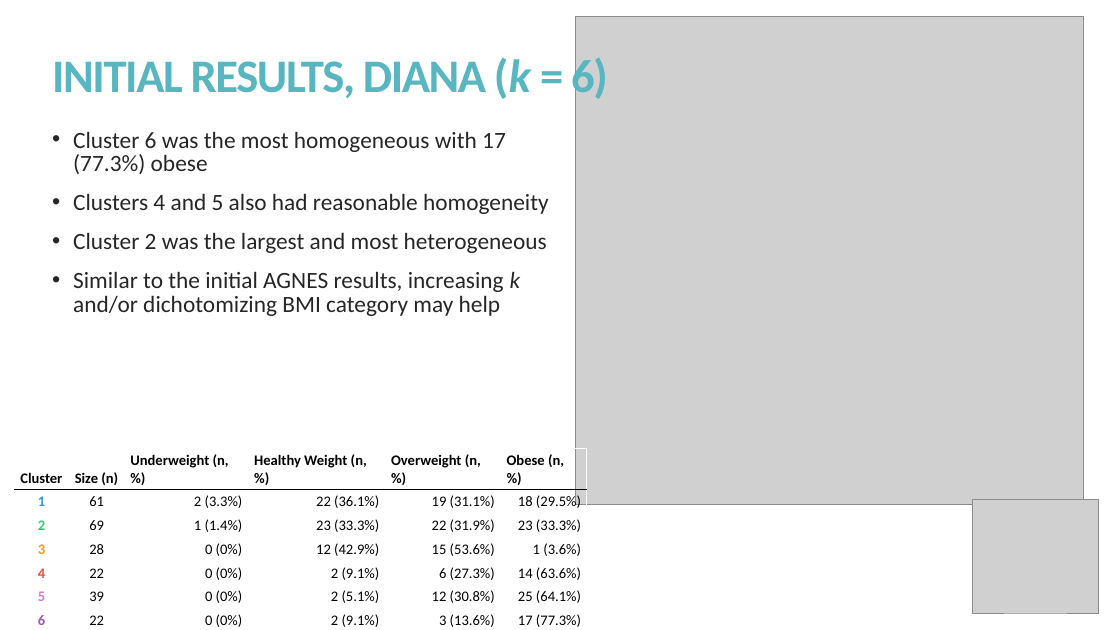
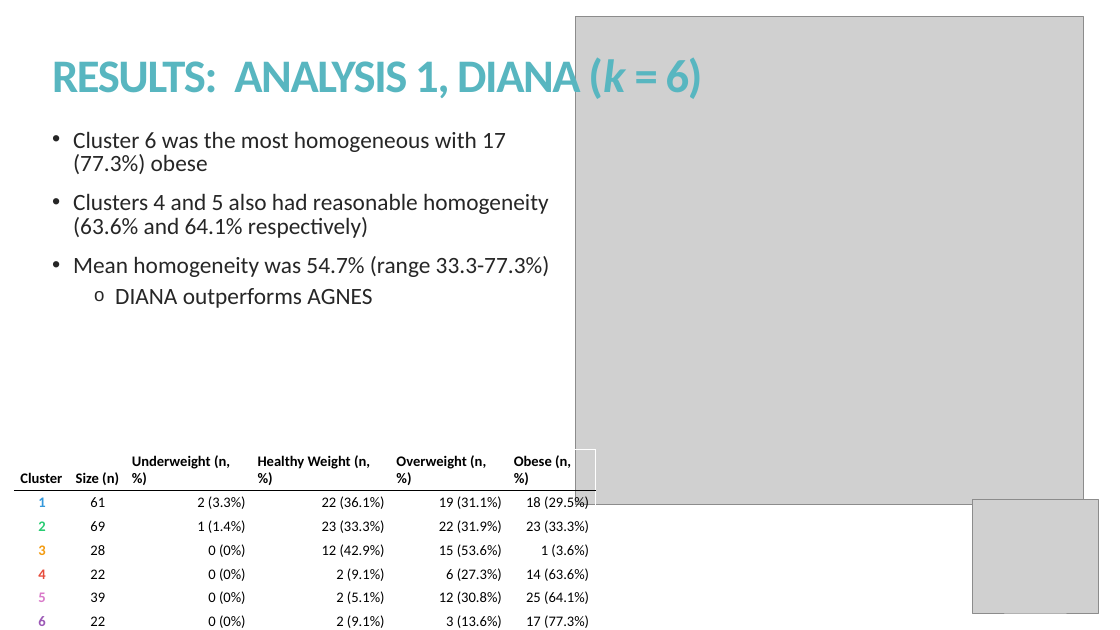
Before and after one commit to kmprioliPROF/CSC_8515_Final_Project, a slide deck: slide 11 of presentation/Prioli_presentation.pptx. Drawn at 1120x630 pixels with LibreOffice and Linux fonts; fonts in the diff are those of the drawing; grey boxes stand for pictures. Boxes give left, top, right and bottom in pixels: in the first picture for what was removed or moved away, otherwise in the second. Text is boxed around its words. In the diff, an @@ line names an element or a change of style, - is before the commit and + after.

```diff
--- a/presentation/Prioli_presentation.pptx
+++ b/presentation/Prioli_presentation.pptx
@@ title at [52, 53, 703, 104]: text changed @@
-INITIAL RESULTS, DIANA (k = 6)
+RESULTS: ANALYSIS 1, DIANA (k = 6)
@@ text at [73, 193, 550, 308]: text changed @@
-• Clusters 4 and 5 also had reasonable homogeneity
-• Cluster 2 was the largest and most heterogeneous
-• Similar to the initial AGNES results, increasing k and/or dichotomizing BMI category may help
+• Clusters 4 and 5 also had reasonable homogeneity (63.6% and 64.1% respectively)
+• Mean homogeneity was 54.7% (range 33.3-77.3%)
+  o DIANA outperforms AGNES
@@ table: place and size @@
-table at [14, 449, 587, 630]
+table at [14, 450, 596, 630]
```
Also in this commit, not shown: 8 other slides changed, 6 slides added, 4 slides removed, 1 other file.
